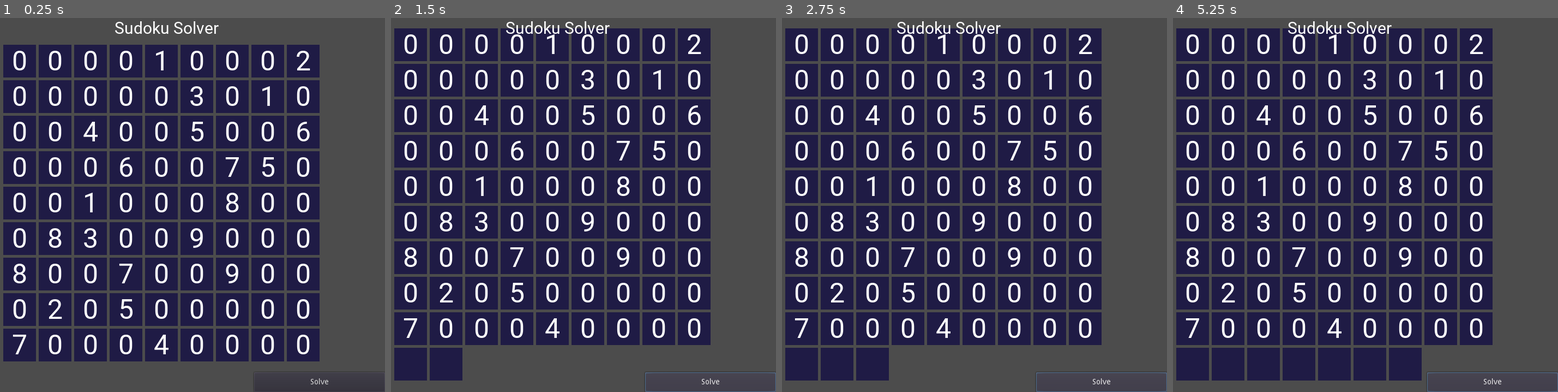
Above: before the commit, frames 1-4 (left to right).
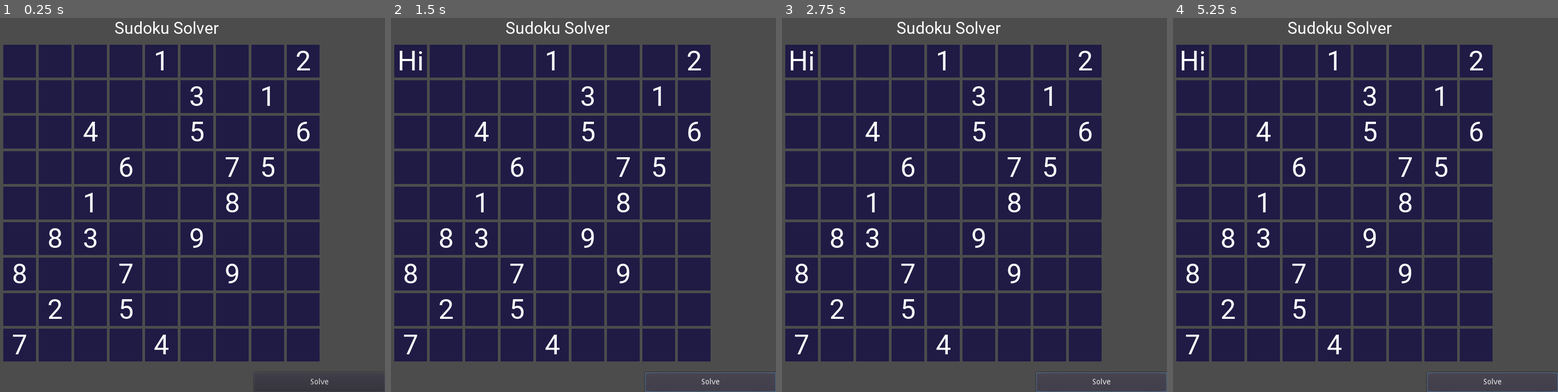
Above: after the commit, the same moments.

Repository: afroewis/godot-sudoku-solver
Game: Godot game, scene res://main_scene.tscn
Same seed, same stepped clock (60 frames per second), same inputs: the game is played once before the commit and once after it.
Inputs:
- Up to frame 1 (0.25 s): no input
- Up to frame 2 (1.5 s): click "Solve" at 0.5 s; click "Solve" at 1.25 s
- Up to frame 3 (2.75 s): click "Solve" at 2 s
- Up to frame 4 (5.25 s): tap Enter at 2.75, 4.25 s; tap Space at 3.5, 5 s

The runs differ from the first frame. In frame 1, 5.3% of the frame differs, in the area x 3-81%, y 8-90%; in frame 2, 23%; in frame 3, 23%; in frame 4, 23%, in the area x 0-84%, y 2-97%.

Commit message:
Create initial Sudoku board

Diff:
--- a/main_scene.gd
+++ b/main_scene.gd
@@ -5,39 +5,68 @@
 onready var button = get_node("Button")
 onready var container = get_node("GridContainer")
 
-# Called when the node enters the scene tree for the first time.
+# Game state
+
+var board = [
+	0, 0, 0, 0, 1, 0, 0, 0, 2,
+	0, 0, 0, 0, 0, 3, 0, 1, 0,
+	0, 0, 4, 0, 0, 5, 0, 0, 6,
+	0, 0, 0, 6, 0, 0, 7, 5, 0,
+	0, 0, 1, 0, 0, 0, 8, 0, 0,
+	0, 8, 3, 0, 0, 9, 0, 0, 0,
+	8, 0, 0, 7, 0, 0, 9, 0, 0,
+	0, 2, 0, 5, 0, 0, 0, 0, 0,
+	7, 0, 0, 0, 4, 0, 0, 0, 0
+]
+
+var rows: Array = []
+var cols: Array = []
+var cells: Array = []
+
 func _ready():
-	button.connect("button_down", self, "on_pressed")
-	set_up()
+	button.connect("button_down", self, "solve_pressed")
+	create_board()
 
+func solve_pressed():
+	var number = container.get_children()[0]
+	var label: Label = number.get_node("Label")
+	label.text = String("Hi")
 
-func on_pressed():
-	var instance = rect_scene.instance()
-	container.add_child(instance)
+func create_board():
+	for x in board:
+		var instance = rect_scene.instance()
+		var label = instance.get_node("Label")
 
-func set_up():
-	var board = [
-		0, 0, 0, 0, 1, 0, 0, 0, 2,
-		0, 0, 0, 0, 0, 3, 0, 1, 0,
-		0, 0, 4, 0, 0, 5, 0, 0, 6,
-		0, 0, 0, 6, 0, 0, 7, 5, 0,
-		0, 0, 1, 0, 0, 0, 8, 0, 0,
-		0, 8, 3, 0, 0, 9, 0, 0, 0,
-		8, 0, 0, 7, 0, 0, 9, 0, 0,
-		0, 2, 0, 5, 0, 0, 0, 0, 0,
-		7, 0, 0, 0, 4, 0, 0, 0, 0
-	]
-
-	for x in board:
-		var instance = rect_scene.instance();
-		var label = instance.get_node("Label");
-
-		if [x == 0]:
+		if x != 0:
 			label.text = String(x)
 
 		container.add_child(instance)
 
+		for i in 9:
+			rows.append(Bitset.new(9))
+			cols.append(Bitset.new(9))
+			cells.append(Bitset.new(9))
 
-# Called every frame. 'delta' is the elapsed time since the previous frame.
-#func _process(delta):
-#	pass
+		for i in board.size():
+			var row: int = GetRow(i)
+			var column: int = GetColumn(i)
+			var cell: int = GetCell(i)
+
+			var v = board[i]
+
+			if v != 0:
+				rows[row].set_bit(v - 1, true)
+				cols[column].set_bit(v - 1, true)
+				cells[cell].set_bit(v - 1, true)
+			else:
+				print("hi")
+
+
+func GetRow(index: int) -> int:
+	return index / 9;
+
+func GetColumn(index: int) -> int:
+	return index % 9;
+
+func GetCell(index: int) -> int:
+	return (GetRow(index) / 3) * 3  + GetColumn(index) / 3;
--- a/project.godot
+++ b/project.godot
@@ -7,6 +7,16 @@
 ;   param=value ; assign values to parameters
 
 config_version=4
+
+_global_script_classes=[ {
+"base": "Reference",
+"class": "Bitset",
+"language": "GDScript",
+"path": "res://bitset.gd"
+} ]
+_global_script_class_icons={
+"Bitset": ""
+}
 
 [application]
 
